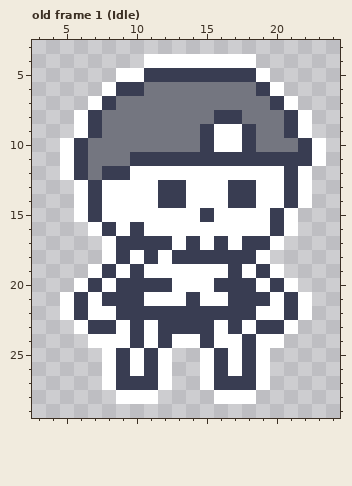
A pixel-art file gets an edit: scenes/characters/Skeleton/Skeleton.aseprite. Above: the version before the commit.
32x32 pixels, 2 frames. Shown: old frame 1 (Idle): x 3..24, y 3..29. The commit also changed other frames, which this record leaves out.
After the commit:
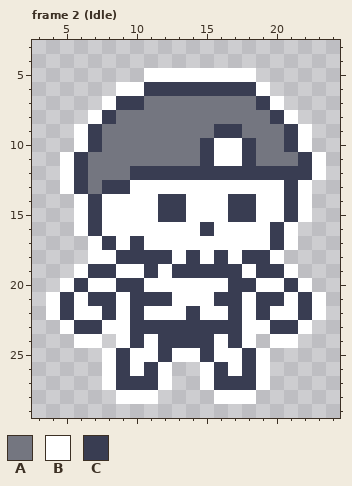
Palette (. is transparent): A #747680  B #ffffff  C #393d52
A new or re-ordered frame is compared with the old frame closest to it.
The edit:
frames 2 -> 3
Frame 2 (Idle) is new; against old frame 1 (Idle):
y 4: x 11..18 BBBBBBBB -> ........
y 5: x 9..19 BBCCCCCCCCB -> ..BBBBBBBB.
y 6: x 8..20 BCCAAAAAAAACB -> .BBCCCCCCCCB.
y 7: x 7..10 BCAA -> .BCC; x 19..21 ACB -> CB.
y 8: x 6..8 BCA -> .BC; x 16..17 CC -> AA; x 20..22 ACB -> CB.
y 9: x 15..18 CBBC -> ACCA
y 10: x 5..7 BCA -> .BC; x 21..23 ACB -> CB.
y 11: x 10..14 CCCCC -> AAAAA; x 16..17 CC -> BB; x 19..21 CCC -> AAA
y 12: x 8..20 CCBBBBBBBBBBB -> AACCCCCCCCCCC; x 22..23 B. -> CB
y 13: x 5..9 .BCBB -> BCACC; x 12..13 CC -> BB; x 17..18 CC -> BB
y 15: x 12..13 BB -> CC; x 15 C -> B; x 17..18 BB -> CC; x 20..22 CB. -> BCB
y 16: x 6..8 .BC -> BCB; x 10 C -> B; x 15 B -> C
y 17: x 7..9 .BC -> BCB; x 11..12 CC -> BB; x 14 C -> B; x 16 C -> B; x 18..21 CCB. -> BBCB
y 18: x 7 . -> B; x 10 B -> C; x 12..13 BC -> CB; x 15 C -> B; x 17 C -> B; x 19..20 B. -> CB
y 19: x 6..7 .B -> BC; x 10..11 CB -> BC; x 13..16 BBBB -> CCCC; x 20..21 B. -> CB
y 20: x 5..7 .BC -> BCB; x 11..12 CC -> BB; x 16 C -> B; x 20..22 CB. -> BCB
y 21: x 4..7 .BCB -> BCBC; x 9 C -> B; x 11..12 BB -> CC; x 14 C -> B; x 16 B -> C; x 18 C -> B; x 20..23 BCB. -> CBCB
y 22: x 4..6 .BC -> BCB; x 8..9 BC -> CB; x 11..13 CCC -> BBB; x 15..16 CC -> BB; x 18..19 CB -> BC; x 21..23 CB. -> BCB
y 23: x 5..6 .B -> BC; x 8 C -> B; x 11 B -> C; x 16 B -> C; x 19 C -> B; x 21..22 B. -> CB
y 24: x 6 . -> B; x 8 B -> .; x 13..14 BB -> CC; x 17..19 BCB -> CB.; x 21 . -> B
y 25: x 11..16 CB..BC -> BCBBCB
Changed places in both pictures, as pixel boxes (x1, y1, x2, y2):
changed: (46, 54, 326, 362)
